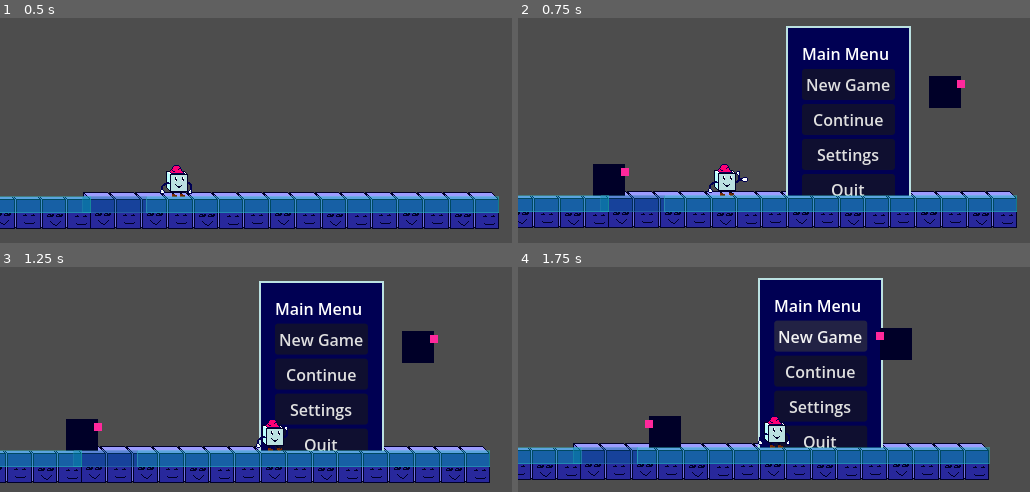
Above: before the commit, frames 1-4 (two rows, left to right).
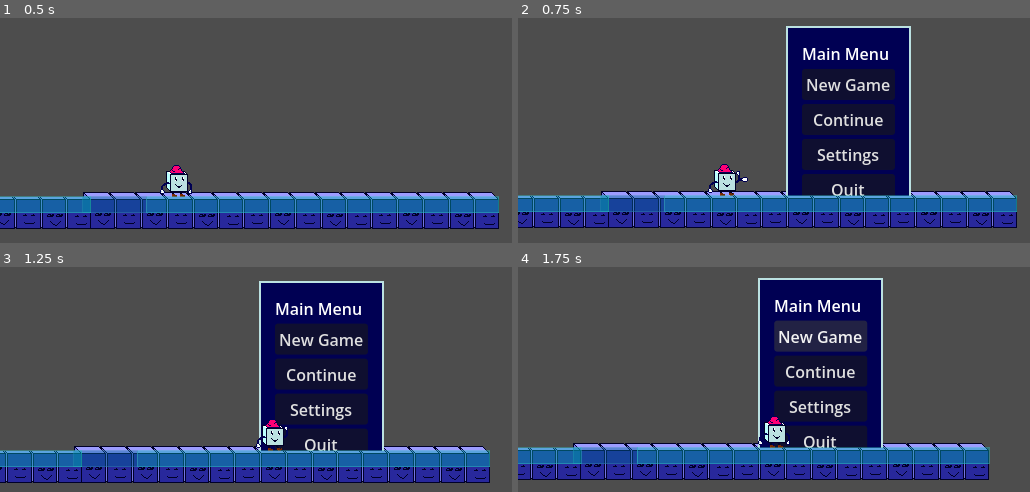
Above: after the commit, the same moments.

Repository: Doomn00b/Kewb
Game: Godot game, scene res://scenes/main.tscn
The game is run twice, just before and just after one commit, with the same random seed, the same clock (stepped at 60 frames per second) and the same inputs. The engine's default icon, where the game draws it, is replaced by a stand-in: a white triangle on a blue panel in a dark square.
Inputs:
- Up to frame 1 (0.5 s): no input
- Up to frame 2 (0.75 s): tap Enter (ui_accept) at 0.5 s; hold Right (move_forward) from 0.53 s (still down); tap Z (attack) at 0.6 s
- Up to frame 3 (1.25 s): keep holding Right (move_forward); tap Space (jump) at 0.77 s
- Up to frame 4 (1.75 s): release Right (move_forward) at 1.25 s; click "New Game" at 1.25 s

Frame 1 is identical in both runs. In frame 2, 1.8% of the frame differs, in the area x 14-88%, y 25-80%; in frame 3, 1.8%; in frame 4, 1.8%.
Error after the commit: Invalid call. Nonexistent function 'setup_enemy' in base 'CharacterBody2D (EnemyKewb)'. (res://EnemySpawner.gd:13)

Commit message:
CODE: Continued working on the new State-machine approach to the enemy-Kewb. Created the basics for the first Roaming-state.

Diff:
--- a/State.gd
+++ b/State.gd
@@ -1,11 +1,12 @@
 #This script is a template for how to have a state (in a state-machine), and
 #will be inherited by other scripts.
+@abstract
 class_name State
 extends Node
 signal state_finished #We give the script the ability to send a signal, that it's done.
 
-func _enter_state() -> void:
-	pass
+@abstract
+func _enter_state() -> void
 
-func _exit_state() -> void:
-	pass
+@abstract
+func _exit_state() -> void
--- /dev/null
+++ b/characters/Enemies/EkRoamingState.gd
@@ -0,0 +1,31 @@
+#This is the enemy-Kewb's roaming state.
+class_name EkRoamingState
+extends State #We inherit from our old abstract class, making what's in here a State.
+
+@export var actor: EnemyKewb
+@export var animator: AnimationPlayer
+@export var Ewspeed: int = 50 #The walking, aka Roaming -speed.
+
+@export var atk_raycast : RayCast2D
+@export var edge_rayL : RayCast2D #Left edge-raycast, to detect where a cliff is.
+@export var edge_rayR : RayCast2D #Right edge-raycast, to detect where a cliff is.
+
+
+var is_roaming : bool = true #Represents the enemy randomly walking around.
+
+
+## Called when the node enters the scene tree for the first time.
+#func _ready() -> void:
+	#pass # Replace with function body.
+#
+#
+## Called every frame. 'delta' is the elapsed time since the previous frame.
+#func _process(delta: float) -> void:
+	#pass
+
+func _enter_state() -> void:
+	set_physics_process(true)
+	animator.play("ek_walk")
+
+func _exit_state() -> void:
+	pass
--- /dev/null
+++ b/characters/Enemies/EnemyKewb.gd
@@ -0,0 +1,14 @@
+class_name EnemyKewb
+extends CharacterBody2D
+
+@export var max_speed : int = 40
+@export var acceleration : int = 50
+
+# Called when the node enters the scene tree for the first time.
+func _ready() -> void:
+	pass # Replace with function body.
+
+
+# Called every frame. 'delta' is the elapsed time since the previous frame.
+func _process(delta: float) -> void:
+	pass
--- a/characters/Enemies/enemy_cube.tscn
+++ b/characters/Enemies/enemy_kewb.tscn
@@ -1,21 +1,38 @@
 [gd_scene format=3 uid="uid://s3fiqrbtsdwi"]
 
-[ext_resource type="Script" uid="uid://dg04trhnnvuwl" path="res://characters/Enemies/Enemy.gd" id="1_fqm6r"]
-[ext_resource type="Texture2D" uid="uid://vevcejhedk20" path="res://characters/Enemies/Test-enemy.png" id="2_aoswd"]
-[ext_resource type="Texture2D" uid="uid://bqni2yge2x58u" path="res://characters/Enemies/Test-enemy-nose.png" id="3_ivb5h"]
+[ext_resource type="Script" uid="uid://mvqp0ch8vr7d" path="res://characters/Enemies/EnemyKewb.gd" id="1_vcfko"]
+[ext_resource type="Texture2D" uid="uid://vevcejhedk20" path="res://characters/Enemies/Test-enemy.png" id="1_wb1if"]
+[ext_resource type="Texture2D" uid="uid://bqni2yge2x58u" path="res://characters/Enemies/Test-enemy-nose.png" id="2_2jp2x"]
+[ext_resource type="Script" uid="uid://dpduk2d1ah1ss" path="res://FiniteStateMachine.gd" id="3_2jp2x"]
+[ext_resource type="Script" uid="uid://lsb5g3ng2uin" path="res://characters/Enemies/EkRoamingState.gd" id="5_icoxl"]
 
 [sub_resource type="RectangleShape2D" id="RectangleShape2D_78frg"]
 size = Vector2(32, 32)
 
+[sub_resource type="Animation" id="Animation_l43yn"]
+resource_name = "ek_idle"
+
+[sub_resource type="Animation" id="Animation_icoxl"]
+resource_name = "ek_rush"
+
+[sub_resource type="Animation" id="Animation_ouuic"]
+resource_name = "ek_walk"
+
+[sub_resource type="AnimationLibrary" id="AnimationLibrary_l43yn"]
+_data = {
+&"ek_idle": SubResource("Animation_l43yn"),
+&"ek_rush": SubResource("Animation_icoxl"),
+&"ek_walk": SubResource("Animation_ouuic")
+}
+
 [sub_resource type="RectangleShape2D" id="RectangleShape2D_ivb5h"]
 size = Vector2(13, 24)
 
-[node name="EnemyCube" type="CharacterBody2D" unique_id=2049833632 node_paths=PackedStringArray("EDmgArea") groups=["enemyGroup"]]
+[node name="EnemyKewb" type="CharacterBody2D" unique_id=2049833632 groups=["enemyGroup"]]
 z_index = 1
 y_sort_enabled = true
 collision_layer = 2
-script = ExtResource("1_fqm6r")
-EDmgArea = NodePath("FlipEk/EDmgArea")
+script = ExtResource("1_vcfko")
 metadata/_edit_group_ = true
 
 [node name="ETimer" type="Timer" parent="." unique_id=1133709180]
@@ -35,15 +52,16 @@
 shape = SubResource("RectangleShape2D_78frg")
 
 [node name="AnimationPlayer" type="AnimationPlayer" parent="." unique_id=2011432541]
+libraries/ = SubResource("AnimationLibrary_l43yn")
 
 [node name="FlipEk" type="Marker2D" parent="." unique_id=923432180]
 
 [node name="Sprite2D" type="Sprite2D" parent="FlipEk" unique_id=1626493624]
-texture = ExtResource("2_aoswd")
+texture = ExtResource("1_wb1if")
 
 [node name="Sprite2D" type="Sprite2D" parent="FlipEk/Sprite2D" unique_id=791162413]
 position = Vector2(16, -8)
-texture = ExtResource("3_ivb5h")
+texture = ExtResource("2_2jp2x")
 
 [node name="EDmgArea" type="Area2D" parent="FlipEk" unique_id=389465481 groups=["enemyDmgGroup"]]
 collision_layer = 0
@@ -67,5 +85,19 @@
 position = Vector2(18, 16)
 target_position = Vector2(0, 16)
 
+[node name="FiniteStateMachine" type="Node" parent="." unique_id=1365371342 node_paths=PackedStringArray("state")]
+script = ExtResource("3_2jp2x")
+state = NodePath("EkRoamingState")
+metadata/_custom_type_script = "uid://dpduk2d1ah1ss"
+
+[node name="EkRoamingState" type="Node" parent="FiniteStateMachine" unique_id=1114765268 node_paths=PackedStringArray("actor", "animator", "atk_raycast", "edge_rayL", "edge_rayR")]
+script = ExtResource("5_icoxl")
+actor = NodePath("../..")
+animator = NodePath("../../AnimationPlayer")
+atk_raycast = NodePath("../../FlipEk/EkAtkRC")
+edge_rayL = NodePath("../../FlipEk/EkEdgeL")
+edge_rayR = NodePath("../../FlipEk/EkEdgeR")
+metadata/_custom_type_script = "uid://lsb5g3ng2uin"
+
 [connection signal="timeout" from="DirTimer" to="." method="_on_dir_timer_timeout"]
 [connection signal="timeout" from="EbackTimer" to="." method="_on_dir_timer_timeout"]
--- a/scenes/KewbTest1.tscn
+++ b/scenes/KewbTest1.tscn
@@ -1,7 +1,7 @@
 [gd_scene format=4 uid="uid://catv4gbu1rp2n"]
 
 [ext_resource type="PackedScene" uid="uid://ck072mpnnrudx" path="res://characters/Player/player.tscn" id="1_34yvf"]
-[ext_resource type="PackedScene" uid="uid://s3fiqrbtsdwi" path="res://characters/Enemies/enemy_cube.tscn" id="2_j8rsw"]
+[ext_resource type="PackedScene" uid="uid://s3fiqrbtsdwi" path="res://characters/Enemies/enemy_kewb.tscn" id="2_j8rsw"]
 [ext_resource type="PackedScene" uid="uid://d2kxrorooo8fd" path="res://enemy_spawner.tscn" id="3_78frg"]
 [ext_resource type="Texture2D" uid="uid://b5nkwflr4ryos" path="res://Tilesets/kewb-tiles_blue.png" id="3_mg0xd"]
 
Not shown, added: characters/Enemies/EkRoamingState.gd.uid
Not shown, added: characters/Enemies/EnemyKewb.gd.uid
